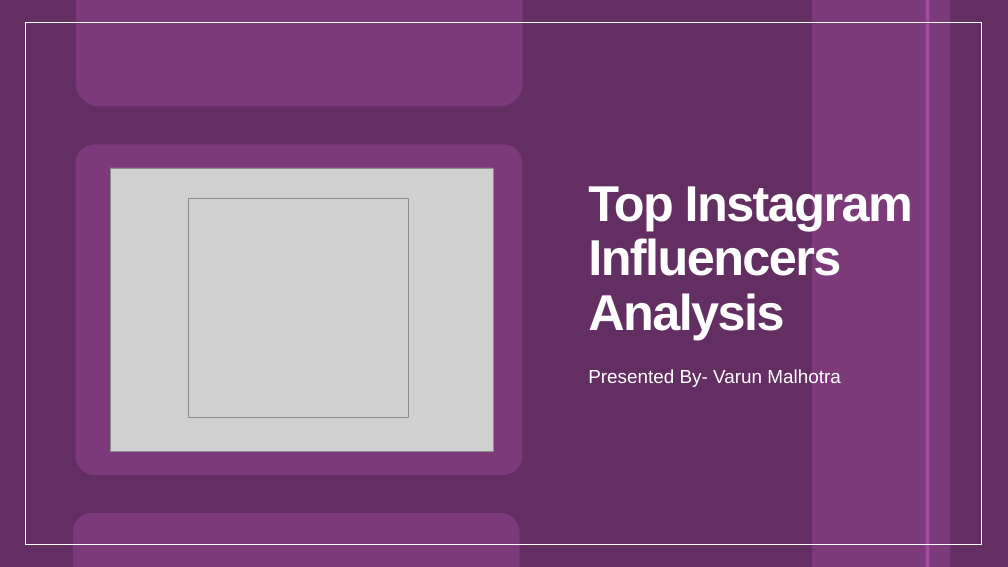
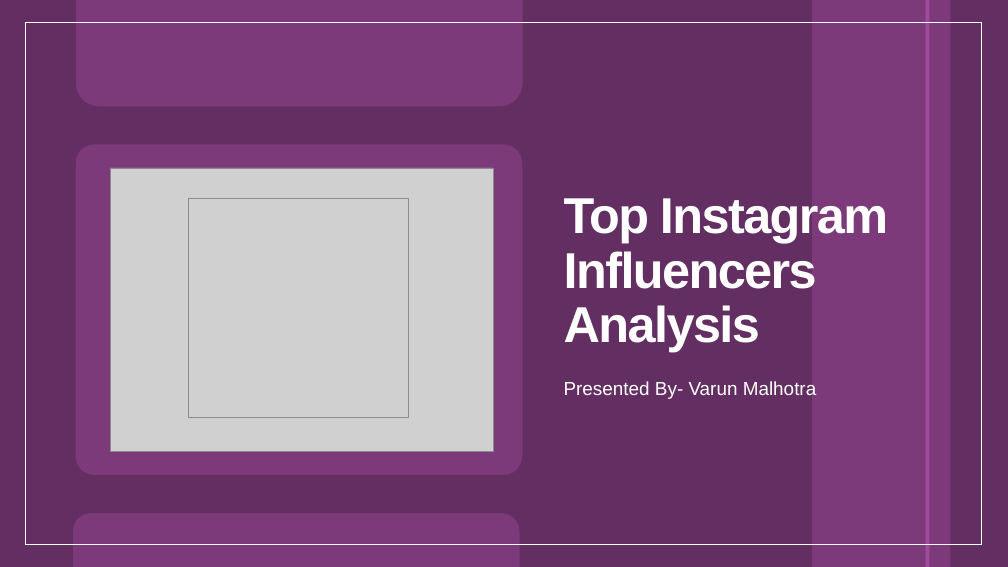
Before and after one commit to ivarunmalhotra/Top-Insta-Influencers-Analysis, a slide deck: slide 1 of TopInstagramAnalysis_ProjectReport.pptx. Drawn at 1008x567 pixels with LibreOffice and Linux fonts; fonts in the diff are those of the drawing; grey boxes stand for pictures. Boxes give left, top, right and bottom in pixels: in the first picture for what was removed or moved away, otherwise in the second. Text is boxed around its words. In the diff, an @@ line names an element or a change of style, - is before the commit and + after.

```diff
--- a/TopInstagramAnalysis_ProjectReport.pptx
+++ b/TopInstagramAnalysis_ProjectReport.pptx
@@ title "Top Instagram Influencers Analysis": place and size @@
-title "Top Instagram Influencers Analysis" at (588, 186, 913, 340)
+title "Top Instagram Influencers Analysis" at (564, 198, 888, 352)
@@ text "Presented By- Varun Malhotra": place and size @@
-text "Presented By- Varun Malhotra" at (588, 369, 841, 387)
+text "Presented By- Varun Malhotra" at (564, 381, 817, 399)
```
Also in this commit, not shown: 6 other slides changed, 1 other file.
